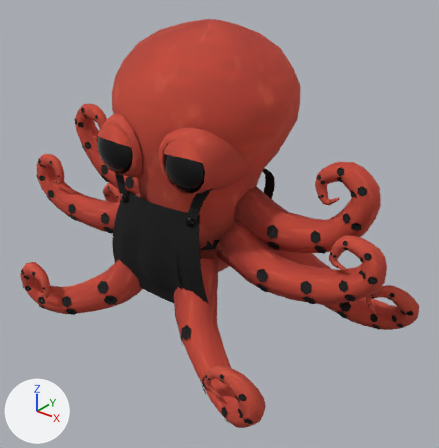
Two versions of the glTF model game/assets/models/shop-octopus.glb, one commit apart.
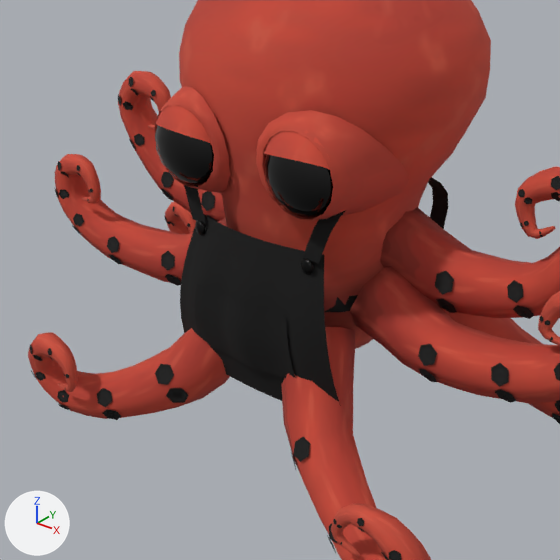
There are two pictures of each version: one whole from a camera (50 mm lens) standing at (3.76, -4.37, 3.96) and looking at (0.34, -0.1, 1.31), one close up on the part from 1% to 78% of the width and 14% to 89% of the height. Lighting does not change. The marker at lower left points along +X, +Y and +Z. The older version's two pictures come first. Vertices at exactly the same position are counted once.

In view in the first close-up: 'Adult town shopkeeper'.
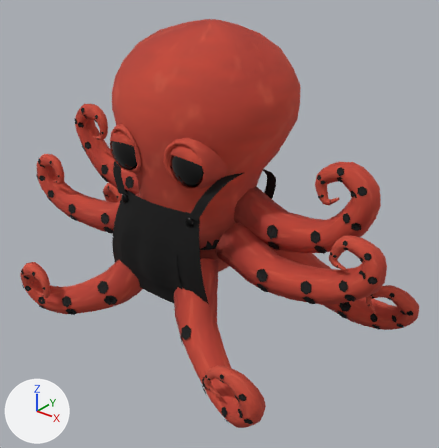
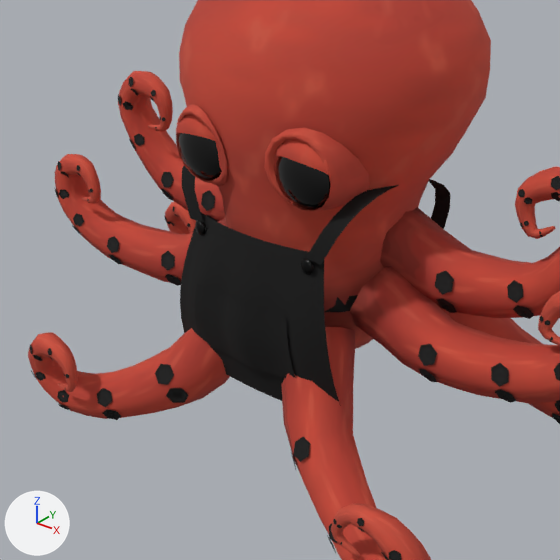
What differs and where, as boxes (x1, y1, x2, y2) in the close-ups (560 x 560 px; the box of a moved part takes in the faces that stretch with it):
part 1 of me_authored_octopus__eight_independent_arms, added
    after: (178, 133, 222, 180)
part 2 of me_authored_octopus__eight_independent_arms, rebuilt
    before: (155, 125, 214, 185)
    after: (176, 104, 227, 186)
part 3 of me_authored_octopus__eight_independent_arms, rebuilt (31% narrower, 23% shorter)
    before: (256, 110, 409, 220)
    after: (264, 127, 370, 211)
part 4 of me_authored_octopus__eight_independent_arms, added (red)
    after: (176, 115, 217, 142)
part 5 of me_authored_octopus__eight_independent_arms, added (red)
    after: (275, 139, 332, 183)
part 6 of me_authored_octopus__eight_independent_arms, deleted (red)
    before: (155, 106, 211, 144)
part 7 of me_authored_octopus__eight_independent_arms, moved or reshaped
    before: (155, 86, 448, 264)
    after: (182, 156, 450, 264)

What the commit changed:
me_authored_octopus__eight_independent_arms is used by ob_adult_town_shopkeeper; location (0.0, 0.0, 0.0).
me_authored_octopus__eight_independent_arms had 4158 vertices, 6936 faces and spanned x -2.2..2.21, y -1.3..0.95, z 0.07..3.19.
me_authored_octopus__eight_independent_arms now has 4156 vertices, 6933 faces and spans x -2.2..2.21, y -1.3..0.95, z 0.07..3.19.
me_authored_octopus__eight_independent_arms part 1: a new loose piece, a UV sphere (16 segments, 9 rings, poles along z) spanning x -0.61..-0.21, y -0.67..-0.49, z 1.85..2.24, in mat_octopusskinmask.
me_authored_octopus__eight_independent_arms part 2: the loose piece of 130 vertices spanning x -0.7..-0.21, y -0.8..-0.46, z 1.83..2.32 is rebuilt with 64 vertices and now spans x -0.66..-0.16, y -0.67..-0.4, z 1.81..2.31.
me_authored_octopus__eight_independent_arms part 3: the loose piece of 64 vertices spanning x 0.09..0.74, y -0.71..-0.09, z 1.78..2.42 is rebuilt with 64 vertices and now spans x 0.13..0.63, y -0.66..-0.32, z 1.82..2.33.
me_authored_octopus__eight_independent_arms part 4: a new loose piece of 34 vertices spanning x -0.61..-0.2, y -0.68..-0.61, z 2.04..2.26, in mat_octopusskinmask.
me_authored_octopus__eight_independent_arms part 5: a new loose piece of 34 vertices spanning x 0.17..0.58, y -0.68..-0.61, z 2.06..2.28, in mat_octopusskinmask.
me_authored_octopus__eight_independent_arms part 6: the loose piece of 35 vertices spanning x -0.71..-0.21, y -0.79..-0.68, z 2.07..2.34 is deleted.
me_authored_octopus__eight_independent_arms part 7: 72 vertices moved from x -0.64..0.64, y -0.63..0.53, z 1.43..1.98 to x -0.69..0.69, y -0.62..0.53, z 1.43..1.95; 238 vertices removed from x -0.78..0.66, y -0.8..-0.23, z 1.59..2.4; 139 vertices added at x -0.52..0.58, y -0.67..-0.49, z 1.59..2.26.
